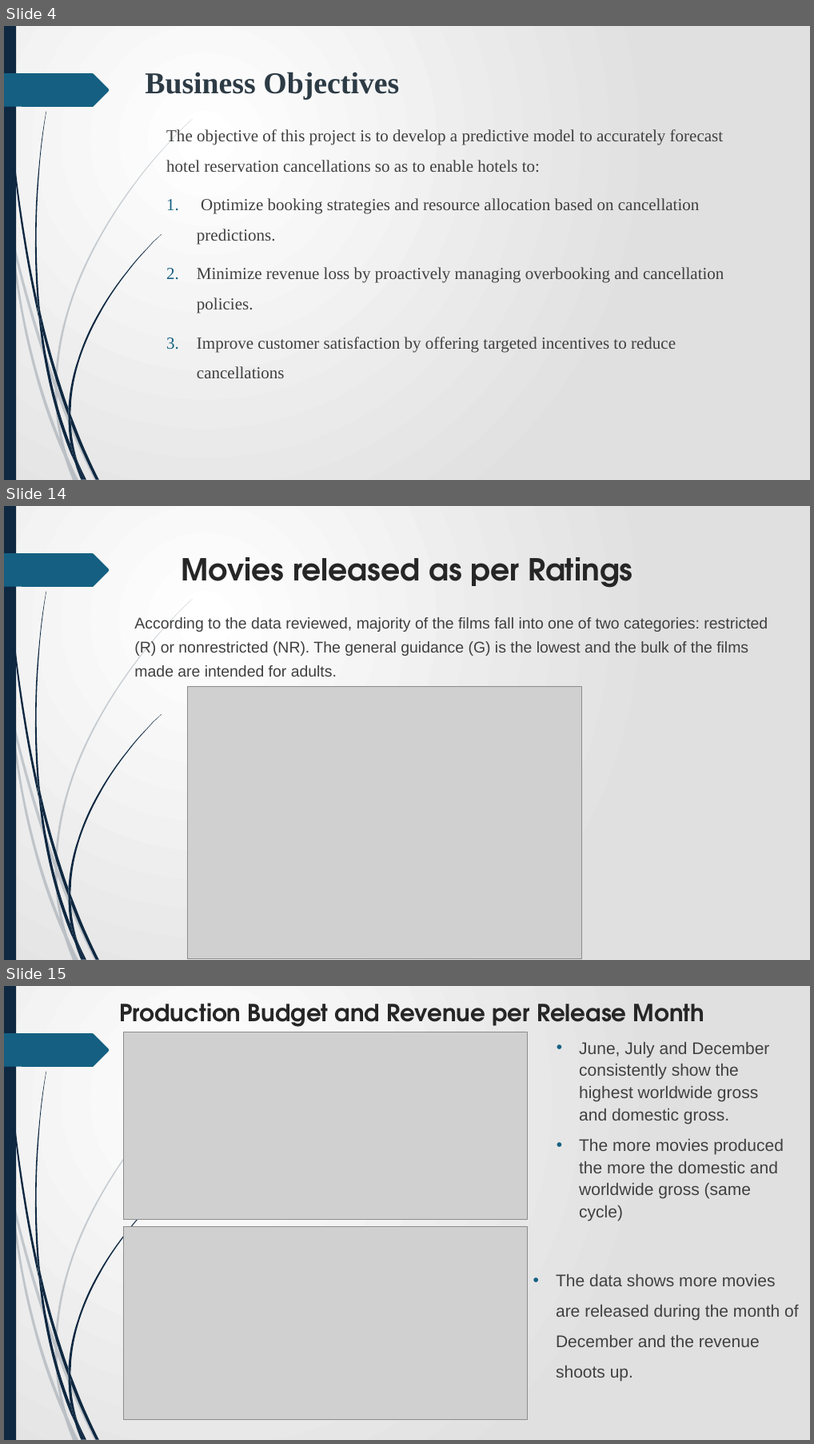
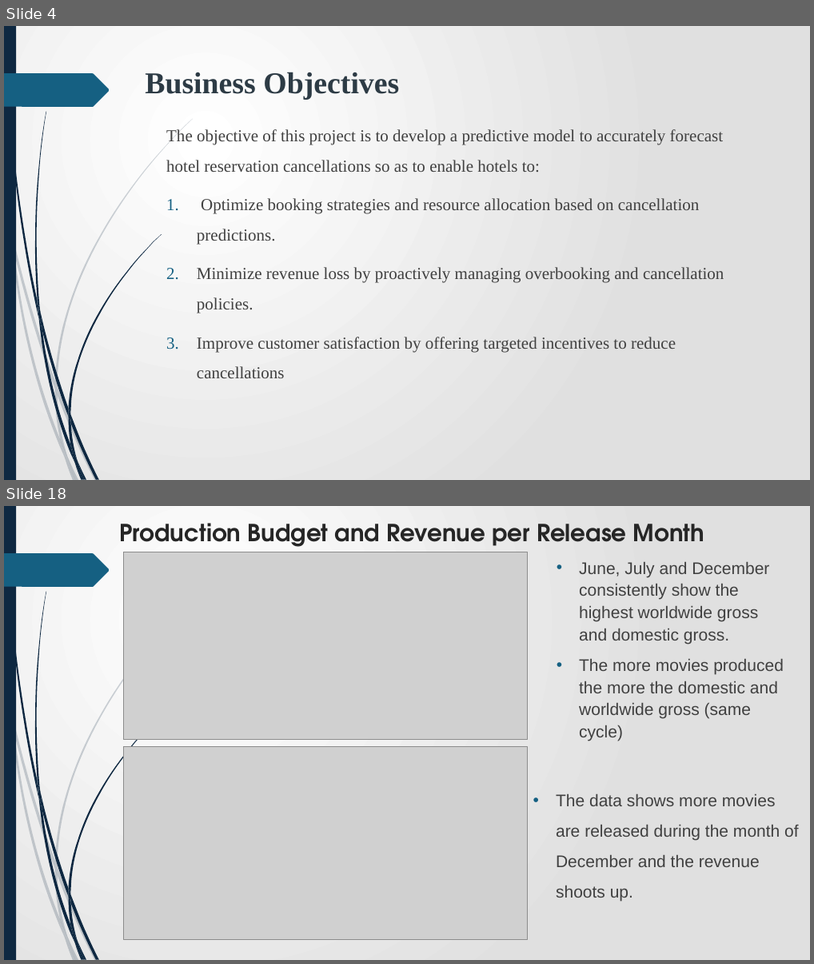
Before and after one commit to James-tech4/JAMES-PHASE-3-DSPT-8-PROJECT, a slide deck: Presentation.pptx. Shown one above the other, each under a label of ours: slides 4, 14 and 15 before the commit, slides 4 and 18 after it; the slides between them are not shown. The pictures are 814x1444 and 814x964 pixels, drawn with LibreOffice and Linux fonts; fonts in the diff are those of the drawing; grey boxes stand for pictures. Boxes give left, top, right and bottom in pixels: in the first picture for what was removed or moved away, otherwise in the second. Text is boxed around its words. In the diff, an @@ line names an element or a change of style, - is before the commit and + after.

```diff
--- a/Presentation.pptx
+++ b/Presentation.pptx
@@ slide 14 removed at bbox=[4, 506, 810, 960], background gradient #FFFFFF to #E1E1E1; not listed: 24 template elements that a slide beside it also shows @@
@@ title removed at bbox=[182, 557, 634, 588] @@
-Movies released as per Ratings
@@ text removed at bbox=[134, 617, 768, 676] @@
-According to the data reviewed, majority of the films fall into one of two categories: restricted (R) or nonrestricted (NR). The general guidance (G) is the lowest and the bulk of the films made are intended for adults.
@@ picture removed at bbox=[188, 686, 583, 959] @@
@@ what was slide 15 is now slide 18 @@
```
Also in this commit, not shown: 8 slides changed, 6 slides added, 2 other slides removed, 2 other files.
